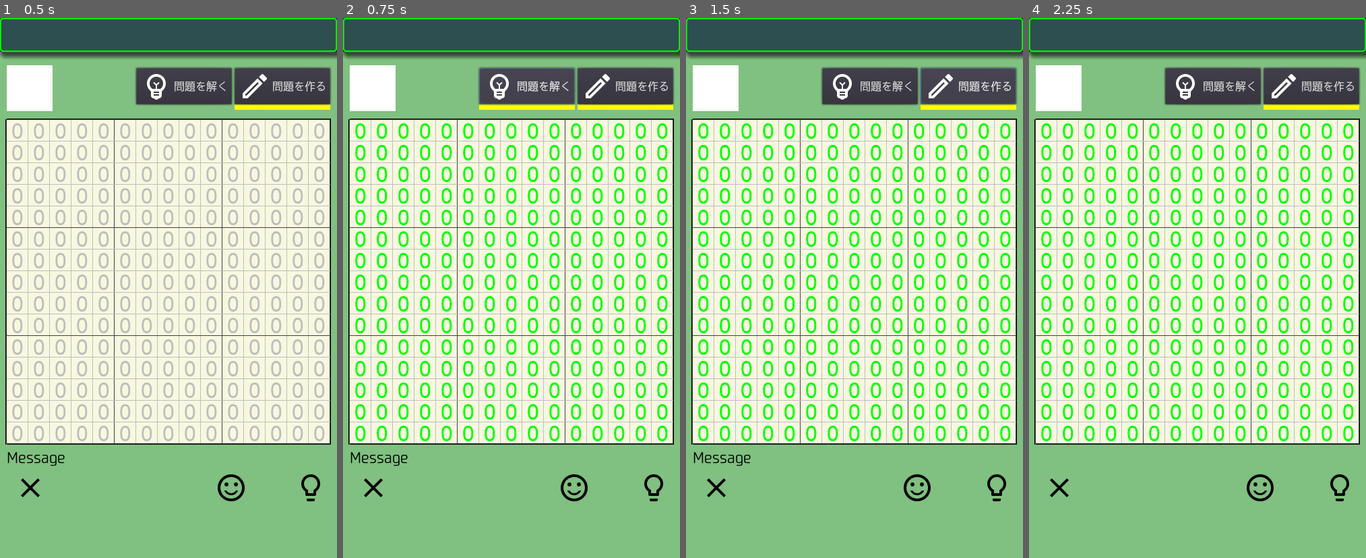
Above: before the commit, frames 1-4 (left to right).
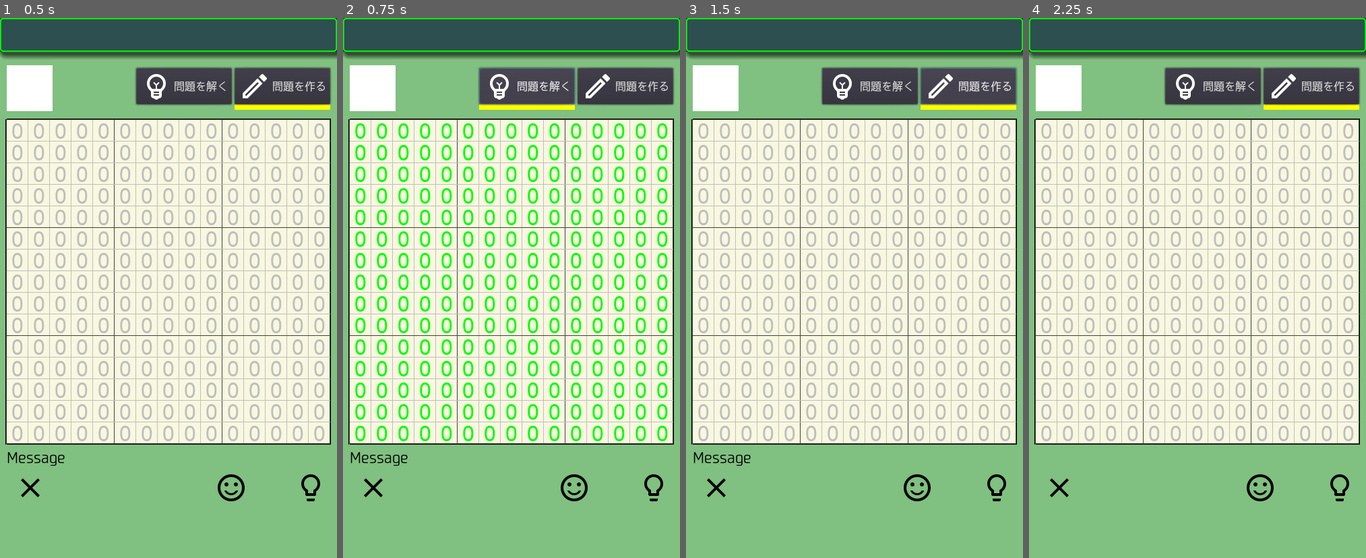
Above: after the commit, the same moments.

Repository: vivisuke/SakuSakuMosaic
Game: Godot game, scene res://MainScene.tscn
Same seed, same stepped clock (60 frames per second), same inputs: the game is played once before the commit and once after it.
Inputs (mouse positions are in pixels of both pictures, inside the frame that each line leads up to):
- Up to frame 1 (0.5 s): no input
- Up to frame 2 (0.75 s): click "問題を解く" at 0.5 s
- Up to frame 3 (1.5 s): click "問題を作る" at 1.25 s
- Up to frame 4 (2.25 s): click (1059, 487) at 2 s

Frame 1 is identical in both runs. In frame 2, 0.3% of the frame differs, in the area x 69-98%, y 16-17%; in frame 3, 11%, in the area x 3-97%, y 19-79%; in frame 4, 11%.
Error before the commit: Invalid set index 'visible' (on base: 'null instance') with value of type 'bool'. (res://MainScene.gd:520)

Commit message:
0055 ◎ C 08/21 08/21 0.001│ToDo│問題を解く → 問題を作る 押下時：手がかり数字色をすべてグレイに

Diff:
--- a/SakuSakuMosaic/MainScene.gd
+++ b/SakuSakuMosaic/MainScene.gd
@@ -477,47 +477,10 @@
 	$MessLabel.text = "Difficulty = %d" % diffi
 	quest_genarated = true
 	return
-"""	if !solving:
-		solving = true
-		remove_clues_randomly()
-		$MessLabel.text = "Solving..."
-		for y in range(g.N_IMG_CELL_VERT):
-			for x in range(g.N_IMG_CELL_HORZ):
-				$BoardBG/TileMap.set_cell(x, y, UNKNOWN)
-				var ix = g.xyToAryIX(x, y)
-				ary_state[ix] = UNKNOWN
-	elif solved:
-		solving = false
-		solved = false
-		$MessLabel.text = ""
-		for y in range(g.N_IMG_CELL_VERT):
-			for x in range(g.N_IMG_CELL_HORZ):
-				if $BoardBG/TileMap.get_cell(x, y) == CROSS:
-					$BoardBG/TileMap.set_cell(x, y, UNKNOWN)
-		return
-	else:
-		for y in range(g.N_IMG_CELL_VERT):
-			for x in range(g.N_IMG_CELL_HORZ):
-				fill_black(g.xyToAryIX(x, y))
-		for y in range(g.N_IMG_CELL_VERT):
-			for x in range(g.N_IMG_CELL_HORZ):
-				fill_cross(g.xyToAryIX(x, y))
-	var un_cnt = 0		# UNKNOWN 数
-	for y in range(g.N_IMG_CELL_VERT):
-		for x in range(g.N_IMG_CELL_HORZ):
-			var ix = g.xyToAryIX(x, y)
-			$BoardBG/TileMap.set_cell(x, y, ary_state[ix])
-			if ary_state[ix] == UNKNOWN:
-				un_cnt += 1
-	if un_cnt == 0:
-		solved = true
-		$MessLabel.text = "Solved."
-	pass # Replace with function body.
-"""
 
 func update_ModeButtons():
 	$ModeContainer/SolveButton/Underline.visible = !editMode
-	$ModeContainer/GenQuestButton/Underline.visible = editMode
+	$ModeContainer/EditPictButton/Underline.visible = editMode
 
 func _on_SolveButton_pressed():
 	if !editMode:
@@ -529,7 +492,7 @@
 			ary_state[g.xyToAryIX(x, y)] = $BoardBG/TileMap.get_cell(x, y)	# 現状態を保存
 			$BoardBG/TileMap.set_cell(x, y, UNKNOWN)
 			#var label = clueLabels[g.xyToBoardIX(x, y)]
-			#label.add_color_override("font_color", Color.black)
+			#label.add_color_override("font_color", Color.gray)
 	update_allCluesLabel()
 	pass # Replace with function body.
 
@@ -538,6 +501,10 @@
 		return
 	editMode = true
 	update_ModeButtons()
+	for y in range(g.N_IMG_CELL_VERT):
+		for x in range(g.N_IMG_CELL_HORZ):
+			clueLabels[g.xyToBoardIX(x, y)].add_color_override("font_color", Color.gray)
+			$BoardBG/TileMap.set_cell(x, y, UNKNOWN)
 	pass # Replace with function body.
 
 
Not shown, changed: SakuSakuMozaic.spr
